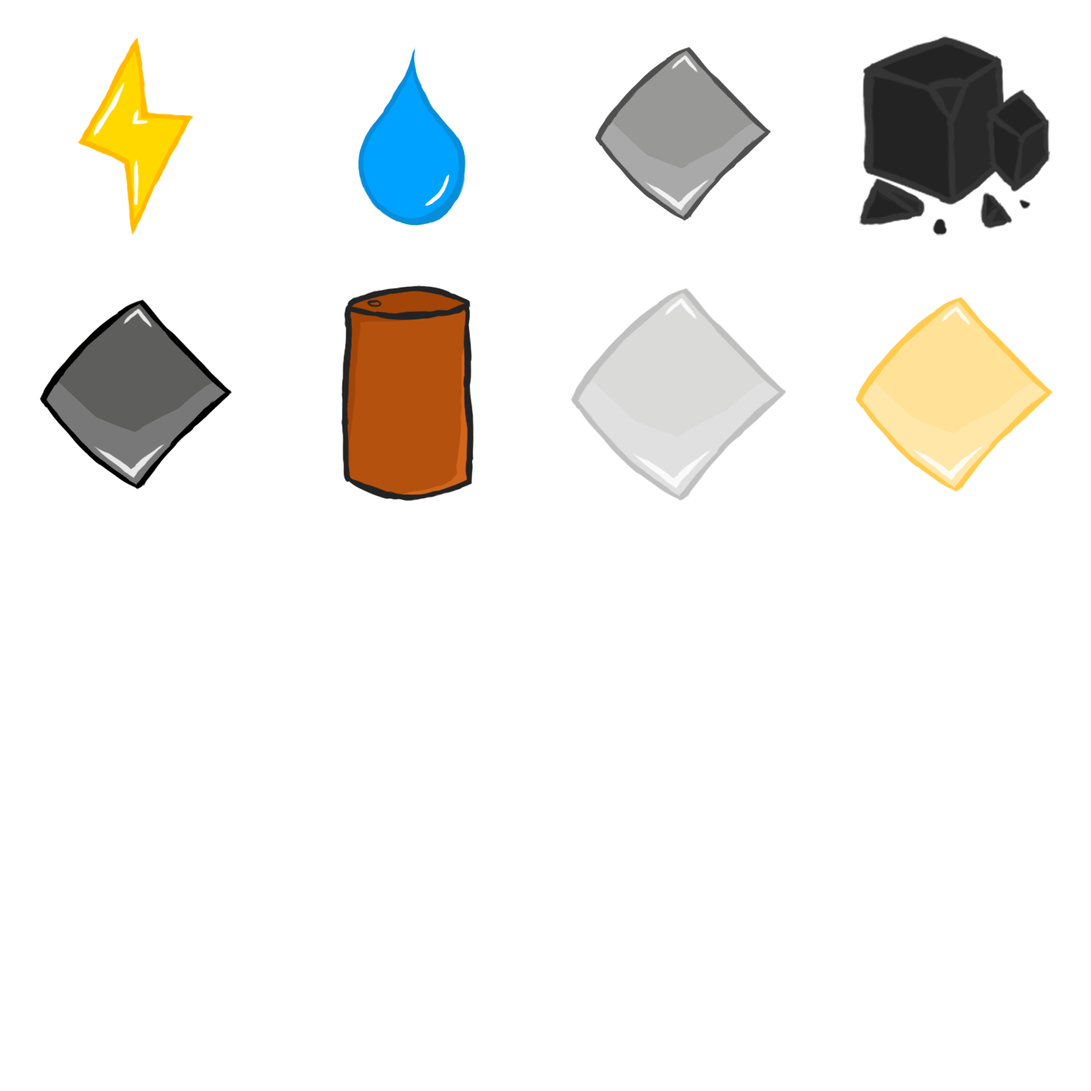
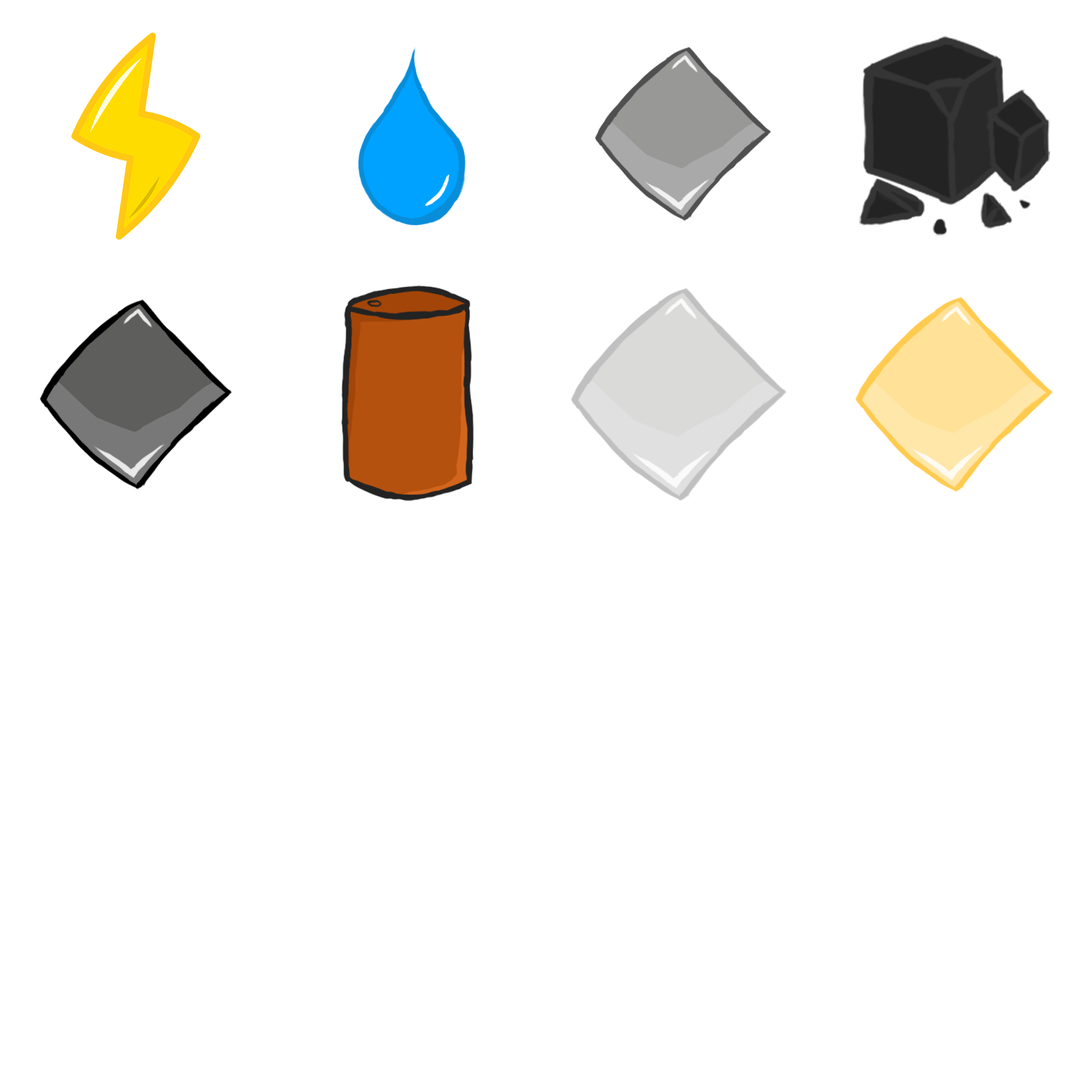
Layer changes from the first 1091px x 1091px image to the second:
added layer "Power Icon" (2nd of 2, in "Power Icon") in group "Power Icon" over bbox(71, 32, 201, 240)
hid "Layer 3" over bbox(93, 79, 150, 207)
hid "Layer 2" over bbox(77, 37, 194, 237)
hid "Layer 1" over bbox(79, 36, 191, 236)
